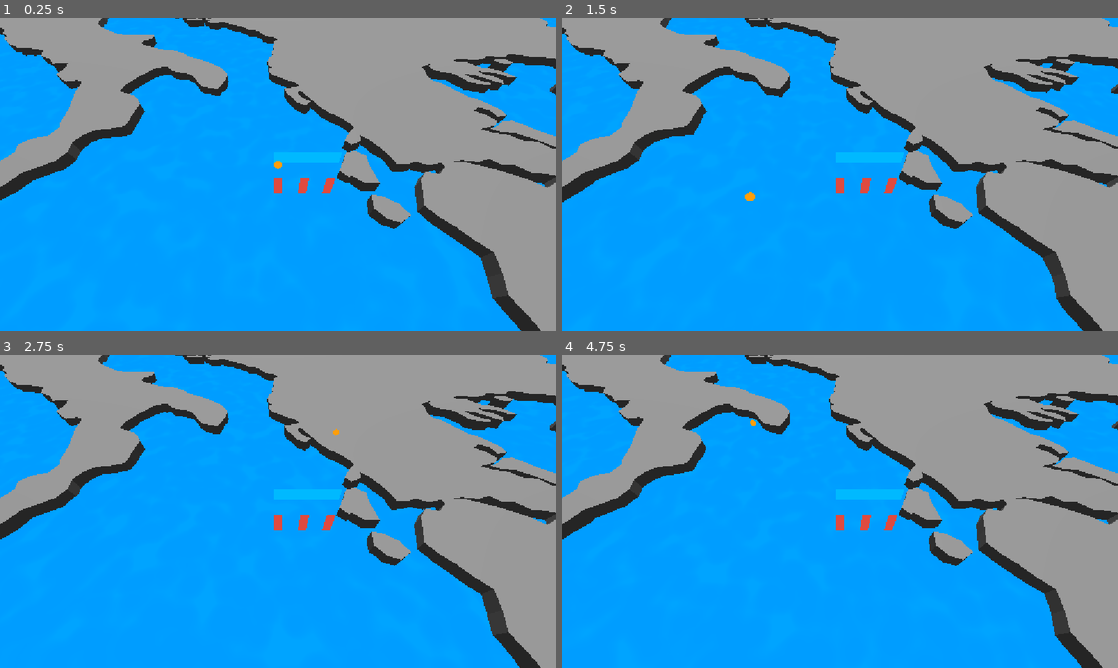
Above: before the commit, frames 1-4 (two rows, left to right).
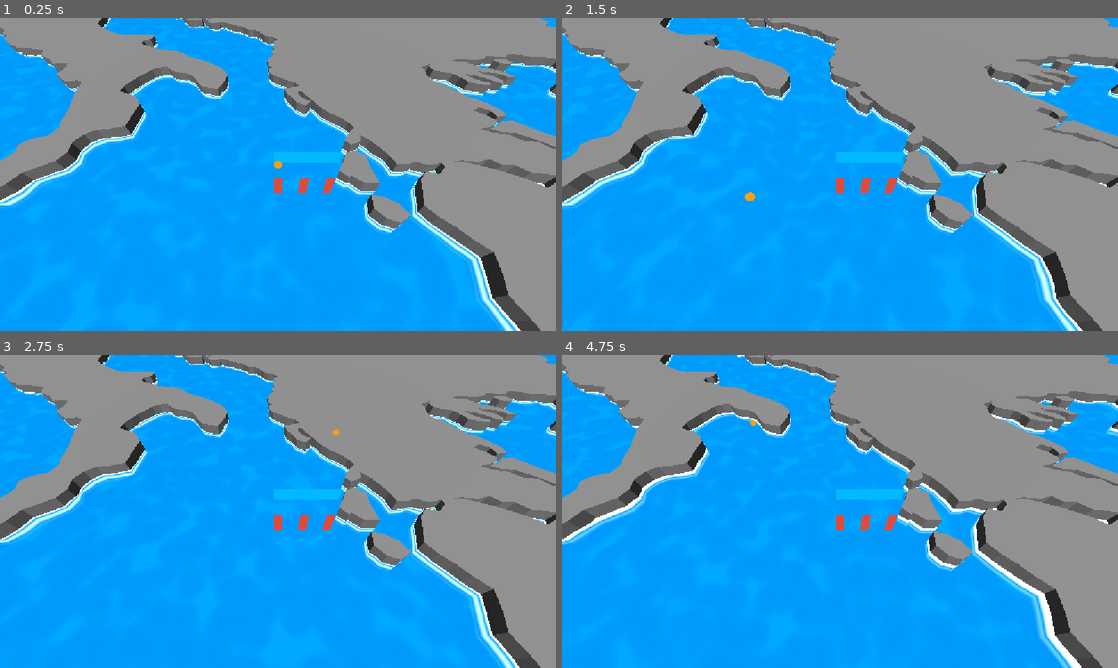
Above: after the commit, the same moments.

Repository: DatYak/Brackeys-Jam-26
Game: Godot game, scene res://scenes/game.tscn
Same seed, same stepped clock (60 frames per second), same inputs: the game is played once before the commit and once after it.
Inputs (mouse positions are in pixels of both pictures, inside the frame that each line leads up to):
- Up to frame 1 (0.25 s): no input
- Up to frame 2 (1.5 s): tap Enter (ui_accept) at 0.5, 0.77 s; move the mouse to (962, 158) at 0.52 s; hold Right (ui_right) 0.53-1.25 s; click (962, 158) at 0.67 s; drag from (728, 190) to (812, 237) at 1.27 s
- Up to frame 3 (2.75 s): move the mouse to (333, 442) at 2.02 s; hold Right (ui_right) from 2.03 s (still down)
- Up to frame 4 (4.75 s): release Right (ui_right) at 2.75 s; drag from (812, 574) to (673, 464) at 2.77 s; move the mouse to (1006, 558) at 3.52 s; hold Left (ui_left) 3.53-4.25 s; tap Enter (ui_accept) at 3.77 s; drag from (673, 464) to (756, 433) at 4.27 s

The runs differ from the first frame. In frame 1, 8.8% of the frame differs, in the area x 0-100%, y 0-100%; in frame 2, 8.8%; in frame 3, 8.8%; in frame 4, 9.1%.

Commit message:
further developing water shader, will need to add noise to ripples... CBB

Diff:
--- a/scenes/interactive_map.tscn
+++ b/scenes/interactive_map.tscn
@@ -51,4 +51,4 @@
 environment = SubResource("Environment_y1iwg")
 
 [node name="DirectionalLight3D" type="DirectionalLight3D" parent="." unique_id=346729538]
-transform = Transform3D(1, 0, 0, 0, -0.17997956, 0.98367035, 0, -0.98367035, -0.17997956, 0, 0, 0)
+transform = Transform3D(1, 0, 0, 0, 0.4435283, 0.8962605, 0, -0.8962605, 0.4435283, 0, 0, 0)
--- a/shaders/water.tres
+++ b/shaders/water.tres
@@ -46,6 +46,33 @@
 default_value_enabled = true
 default_value = Color(0, 0.4862745, 0.73333335, 1)
 
+[sub_resource type="VisualShaderNodeProximityFade" id="VisualShaderNodeProximityFade_xw8xi"]
+default_input_values = [0, 2.0]
+
+[sub_resource type="VisualShaderNodeFloatFunc" id="VisualShaderNodeFloatFunc_243dc"]
+function = 31
+
+[sub_resource type="VisualShaderNodeInput" id="VisualShaderNodeInput_xw8xi"]
+input_name = "time"
+
+[sub_resource type="VisualShaderNodeFloatOp" id="VisualShaderNodeFloatOp_243dc"]
+default_input_values = [0, 0.0, 1, 4.0]
+
+[sub_resource type="VisualShaderNodeFloatFunc" id="VisualShaderNodeFloatFunc_phhhr"]
+function = 0
+
+[sub_resource type="VisualShaderNodeFloatFunc" id="VisualShaderNodeFloatFunc_5w6nj"]
+function = 12
+
+[sub_resource type="VisualShaderNodeFloatOp" id="VisualShaderNodeFloatOp_wjwk1"]
+operator = 2
+
+[sub_resource type="VisualShaderNodeFloatOp" id="VisualShaderNodeFloatOp_rfrcl"]
+default_input_values = [0, 0.0, 1, 30.0]
+operator = 5
+
+[sub_resource type="VisualShaderNodeFloatOp" id="VisualShaderNodeFloatOp_v0j86"]
+
 [sub_resource type="FastNoiseLite" id="FastNoiseLite_243dc"]
 noise_type = 2
 frequency = 0.145
@@ -58,6 +85,30 @@
 
 [sub_resource type="VisualShaderNodeTexture" id="VisualShaderNodeTexture_xw8xi"]
 texture = SubResource("NoiseTexture2D_xw8xi")
+
+[sub_resource type="VisualShaderNodeFloatOp" id="VisualShaderNodeFloatOp_xw8xi"]
+default_input_values = [0, 0.0, 1, 5.0]
+operator = 2
+
+[sub_resource type="VisualShaderNodeMultiplyAdd" id="VisualShaderNodeMultiplyAdd_xw8xi"]
+default_input_values = [0, 0.0, 1, 0.5, 2, 0.0]
+
+[sub_resource type="VisualShaderNodeMix" id="VisualShaderNodeMix_243dc"]
+default_input_values = [0, Vector3(0, 0, 0), 1, Vector3(1, 1, 1), 2, Vector3(0.5, 0.5, 0.5)]
+op_type = 3
+
+[sub_resource type="FastNoiseLite" id="FastNoiseLite_dubcs"]
+noise_type = 0
+fractal_type = 0
+
+[sub_resource type="NoiseTexture2D" id="NoiseTexture2D_a5d1k"]
+noise = SubResource("FastNoiseLite_dubcs")
+
+[sub_resource type="VisualShaderNodeTexture" id="VisualShaderNodeTexture_5w6nj"]
+texture = SubResource("NoiseTexture2D_a5d1k")
+
+[sub_resource type="VisualShaderNodeFloatOp" id="VisualShaderNodeFloatOp_sxtts"]
+operator = 2
 
 [sub_resource type="VisualShaderNodeVectorOp" id="VisualShaderNodeVectorOp_xw8xi"]
 default_input_values = [0, Quaternion(0, 0, 0, 0), 1, Quaternion(0, 0, 0, 0)]
@@ -111,7 +162,7 @@
 nodes/fragment/3/node = SubResource("VisualShaderNodeTexture_xw8xi")
 nodes/fragment/3/position = Vector2(-1440, -260)
 nodes/fragment/4/node = SubResource("VisualShaderNodeVectorOp_xw8xi")
-nodes/fragment/4/position = Vector2(-180, -180)
+nodes/fragment/4/position = Vector2(-180, 20)
 nodes/fragment/5/node = SubResource("VisualShaderNodeUVFunc_243dc")
 nodes/fragment/5/position = Vector2(-1840, -160)
 nodes/fragment/6/node = SubResource("VisualShaderNodeInput_phhhr")
@@ -136,4 +187,32 @@
 nodes/fragment/18/position = Vector2(-980, 60)
 nodes/fragment/19/node = SubResource("VisualShaderNodeFloatConstant_5w6nj")
 nodes/fragment/19/position = Vector2(-980, 160)
-nodes/fragment/connections = PackedInt32Array(2, 0, 4, 0, 5, 0, 3, 0, 8, 0, 11, 0, 3, 0, 12, 0, 11, 0, 12, 1, 6, 0, 5, 2, 6, 0, 8, 2, 14, 0, 13, 1, 15, 0, 0, 1, 16, 0, 0, 3, 16, 0, 0, 2, 2, 0, 0, 0, 19, 0, 17, 2, 18, 0, 17, 1, 13, 0, 4, 1, 4, 0, 0, 5, 12, 0, 17, 0, 17, 0, 13, 0)
+nodes/fragment/20/node = SubResource("VisualShaderNodeProximityFade_xw8xi")
+nodes/fragment/20/position = Vector2(-2660, -800)
+nodes/fragment/21/node = SubResource("VisualShaderNodeFloatFunc_243dc")
+nodes/fragment/21/position = Vector2(-2400, -800)
+nodes/fragment/22/node = SubResource("VisualShaderNodeInput_xw8xi")
+nodes/fragment/22/position = Vector2(-2540, -920)
+nodes/fragment/23/node = SubResource("VisualShaderNodeFloatOp_243dc")
+nodes/fragment/23/position = Vector2(-1840, -1080)
+nodes/fragment/24/node = SubResource("VisualShaderNodeFloatFunc_phhhr")
+nodes/fragment/24/position = Vector2(-1240, -920)
+nodes/fragment/25/node = SubResource("VisualShaderNodeFloatFunc_5w6nj")
+nodes/fragment/25/position = Vector2(-1040, -920)
+nodes/fragment/26/node = SubResource("VisualShaderNodeFloatOp_wjwk1")
+nodes/fragment/26/position = Vector2(-820, -840)
+nodes/fragment/28/node = SubResource("VisualShaderNodeFloatOp_rfrcl")
+nodes/fragment/28/position = Vector2(-1440, -680)
+nodes/fragment/29/node = SubResource("VisualShaderNodeFloatOp_v0j86")
+nodes/fragment/29/position = Vector2(-480, -760)
+nodes/fragment/30/node = SubResource("VisualShaderNodeFloatOp_xw8xi")
+nodes/fragment/30/position = Vector2(-1620, -1080)
+nodes/fragment/32/node = SubResource("VisualShaderNodeMultiplyAdd_xw8xi")
+nodes/fragment/32/position = Vector2(-2060, -1080)
+nodes/fragment/33/node = SubResource("VisualShaderNodeMix_243dc")
+nodes/fragment/33/position = Vector2(140, 20)
+nodes/fragment/34/node = SubResource("VisualShaderNodeTexture_5w6nj")
+nodes/fragment/34/position = Vector2(-1040, -560)
+nodes/fragment/35/node = SubResource("VisualShaderNodeFloatOp_sxtts")
+nodes/fragment/35/position = Vector2(-320, -500)
+nodes/fragment/connections = PackedInt32Array(2, 0, 4, 0, 5, 0, 3, 0, 8, 0, 11, 0, 3, 0, 12, 0, 11, 0, 12, 1, 6, 0, 5, 2, 6, 0, 8, 2, 14, 0, 13, 1, 15, 0, 0, 1, 16, 0, 0, 3, 16, 0, 0, 2, 19, 0, 17, 2, 18, 0, 17, 1, 13, 0, 4, 1, 12, 0, 17, 0, 17, 0, 13, 0, 20, 0, 21, 0, 24, 0, 25, 0, 25, 0, 26, 0, 21, 0, 26, 1, 21, 0, 28, 0, 26, 0, 29, 0, 28, 0, 29, 1, 23, 0, 30, 0, 30, 0, 24, 0, 22, 0, 32, 0, 21, 0, 32, 2, 32, 0, 23, 0, 4, 0, 33, 0, 33, 0, 0, 0, 33, 0, 0, 5, 34, 0, 35, 1, 29, 0, 35, 0, 29, 0, 33, 2)
